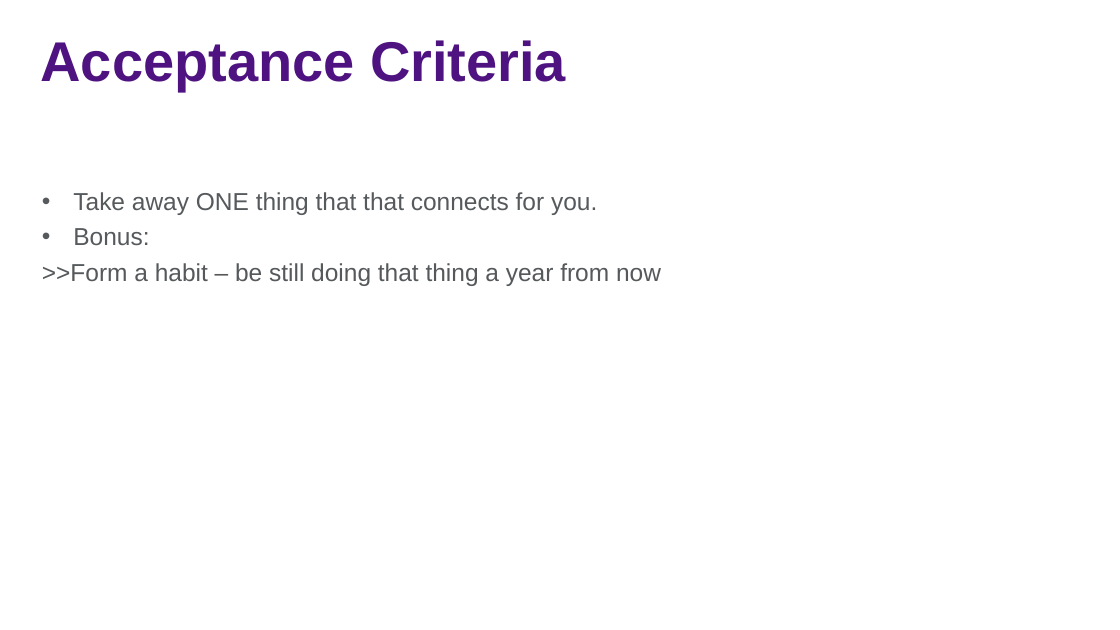
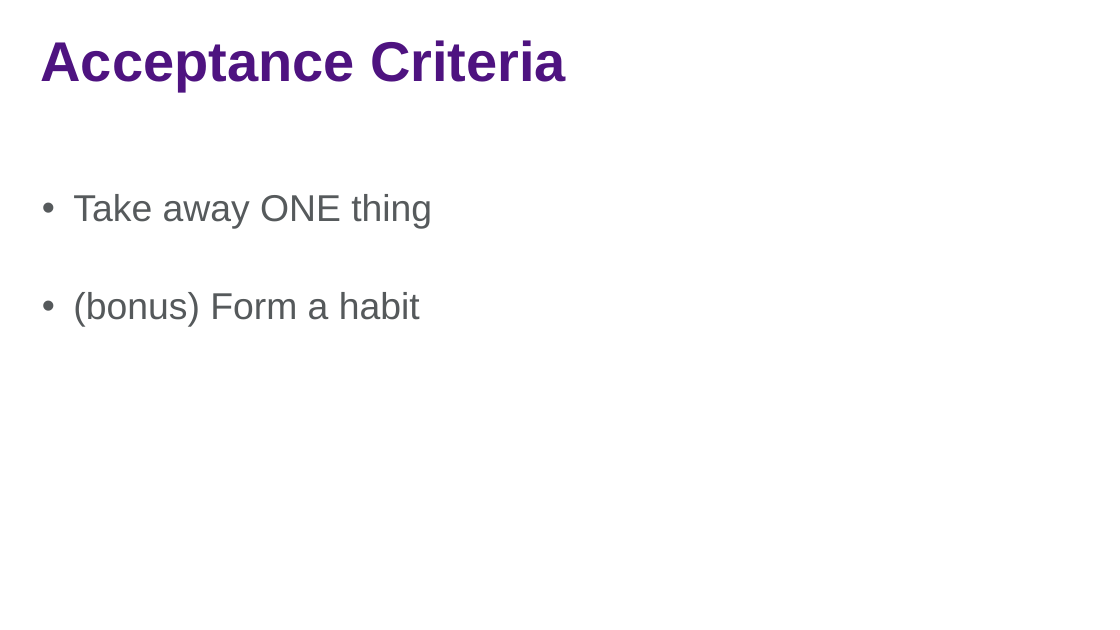
Before and after one commit to jasonjwood/presentations, a slide deck: slide 3 of InFusion2016 - Getting It Done - Jason Wood.pptx. Drawn at 1120x630 pixels with LibreOffice and Linux fonts; fonts in the diff are those of the drawing; background and template pictures are left out. Boxes give left, top, right and bottom in pixels: in the first picture for what was removed or moved away, otherwise in the second. Text is boxed around its words. In the diff, an @@ line names an element or a change of style, - is before the commit and + after.

```diff
--- a/InFusion2016 - Getting It Done - Jason Wood.pptx
+++ b/InFusion2016 - Getting It Done - Jason Wood.pptx
@@ text at [73, 194, 432, 327]: text changed; size 21 to 32 pt @@
-• Take away ONE thing that that connects for you.
-• Bonus:
->>Form a habit – be still doing that thing a year from now
+• Take away ONE thing
+• (bonus) Form a habit
```
Also in this commit, not shown: 13 other slides changed.
